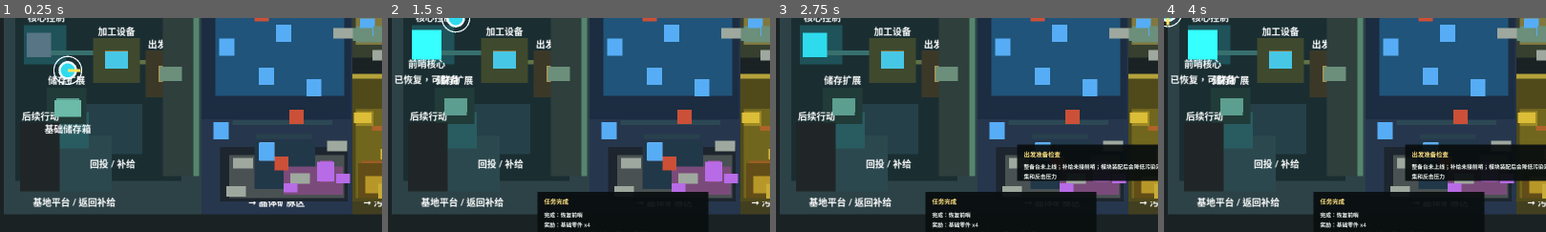
Above: before the commit, frames 1-4 (left to right).
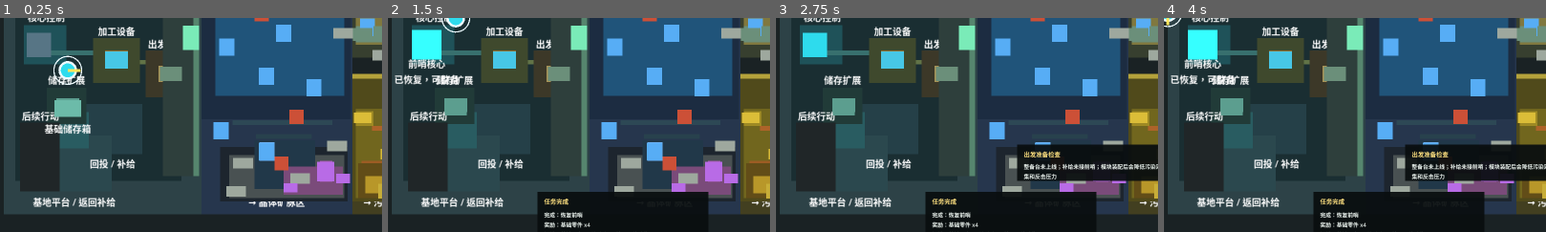
Above: after the commit, the same moments.

Repository: laugh0608/RadishCatalyst
Game: Godot game, scene res://scenes/boot/Boot.tscn
Same seed, same stepped clock (60 frames per second), same inputs: the game is played once before the commit and once after it.
Inputs (mouse positions are % of the whole screen's width and height, from its top left):
- Up to frame 1 (0.25 s): no input
- Up to frame 2 (1.5 s): tap Enter at 0.5 s; move the mouse to (45, 70) at 0.52 s; hold W (move_up) from 0.53 s (still down); tap E (interact) at 0.6 s; click (45, 70) at 0.67 s; move the mouse to (80, 65) at 1.27 s; tap J (attack) at 1.35 s
- Up to frame 3 (2.75 s): tap E (interact) at 1.55, 2.3 s; move the mouse to (20, 35) at 2.02 s; release W (move_up) at 2.03 s; hold A (move_left) from 2.03 s (still down); hold R (cycle_recipe) from 2.03 s (still down)
- Up to frame 4 (4 s): move the mouse to (55, 50) at 2.77 s; release R (cycle_recipe) at 2.78 s; tap E (interact) at 2.85, 3.8 s; click (55, 50) at 2.92 s; tap Space at 3.5 s; move the mouse to (35, 25) at 3.52 s; release A (move_left) at 3.53 s; hold S (move_down) from 3.53 s (still down); tap Q (toggle_device_panel) at 3.6 s
The pictures show only the part of the screen within x 19-69%, y 31-81%; the shares and areas given below are measured in that part.

The runs differ from the first frame. In frame 1, 0.5% of the frame differs, in the area x 47-53%, y 3-16%; in frame 2, 0.5%; in frame 3, 0.5%; in frame 4, 0.5%.

Commit message:
feat: 接入基地出发口整备反馈

Diff:
--- a/client/data/localization/zh_cn.json
+++ b/client/data/localization/zh_cn.json
@@ -613,6 +613,8 @@
   "map_object.demo_stabilization_recovery_cache.desc": "核心稳定站侧边残留的应急补给，可在写入核心设备前补一次修复资源和抗污染药剂。",
   "map_object.demo_stabilization_guard_cache.name": "核心守卫回写缓存",
   "map_object.demo_stabilization_guard_cache.desc": "核心阶段守卫被击败后暴露的回写缓存，含校验片、零件和终点前补给；回收后可回前哨整理战后消耗，再接入核心设备写入。",
+  "map_object.outpost_departure_gate.name": "外勤出发口",
+  "map_object.outpost_departure_gate.desc": "基地平台东侧的外勤出发检查点，会汇总前哨补给、出发整备台模块和下一趟目标方向。",
   "map_object.demo_stabilization_core.name": "核心稳定设备",
   "map_object.demo_stabilization_core.desc": "核心稳定站中央的写入设备，必须先击败阶段守卫；写入时抗污染药剂可接入排压，降低生命和防护承压。",
   "enemy.demo_stabilization_guard.name": "核心阶段守卫",
--- a/client/data/map_objects.json
+++ b/client/data/map_objects.json
@@ -1095,6 +1095,23 @@
       "public_level": "spoiler"
     },
     {
+      "id": "map_object.outpost_departure_gate",
+      "display_name_key": "map_object.outpost_departure_gate.name",
+      "description_key": "map_object.outpost_departure_gate.desc",
+      "object_type": "departure_gate",
+      "interaction_types": ["inspect"],
+      "is_destructible": false,
+      "is_collectible": false,
+      "is_sampleable": false,
+      "blocks_movement": false,
+      "blocks_building": false,
+      "required_tool_tags": [],
+      "drops": [],
+      "sample_result_refs": [],
+      "pollution_effect": "",
+      "public_level": "public"
+    },
+    {
       "id": "map_object.demo_stabilization_core",
       "display_name_key": "map_object.demo_stabilization_core.name",
       "description_key": "map_object.demo_stabilization_core.desc",
--- a/client/scenes/maps/VerticalSliceMap.tscn
+++ b/client/scenes/maps/VerticalSliceMap.tscn
@@ -731,6 +731,14 @@
 label_offset = Vector2(-96, 22)
 label_size = Vector2(192, 24)
 
+[node name="OutpostDepartureGate" parent="Interactables" instance=ExtResource("3_interactable")]
+position = Vector2(-38, -104)
+definition_id = "map_object.outpost_departure_gate"
+interaction_type = "inspect"
+single_use = false
+label_offset = Vector2(-88, 22)
+label_size = Vector2(176, 24)
+
 [node name="PhaseRelayPad" parent="Interactables" instance=ExtResource("3_interactable")]
 position = Vector2(-180, 42)
 definition_id = "map_object.phase_relay_pad"
--- a/client/scripts/checks/core_next_sortie_readiness_check.gd
+++ b/client/scripts/checks/core_next_sortie_readiness_check.gd
@@ -102,6 +102,31 @@
 	var ready_status_text := HudStatusPresenter.new().format_status_text(host.data_registry, world_state, character_state)
 	_expect_text_contains(ready_status_text, "从外勤出发口复测核心稳定站", "post-write HUD shows departure exit after refit")
 
+	var departure_gate := PrototypeInteractable.new()
+	departure_gate.definition_id = "map_object.outpost_departure_gate"
+	departure_gate.interaction_type = "inspect"
+	departure_gate.single_use = false
+	var departure_prompt := formatter.format_general_interaction_prompt(departure_gate, character_state, world_state)
+	_expect_text_contains(departure_prompt, "外勤出发口", "post-write departure gate prompt names the exit")
+	_expect_text_contains(departure_prompt, "从外勤出发口复测核心稳定站", "post-write departure gate prompt points to core revisit")
+	departure_gate.free()
+
+	var departure_result := GatherSystem.new(host.data_registry).interact_with_object(
+		"map_object_instance.outpost_departure_gate",
+		"map_object.outpost_departure_gate",
+		"inspect",
+		character_state,
+		world_state
+	)
+	host._expect_equal(bool(departure_result.get("success", false)), true, "post-write departure gate inspection succeeds")
+	_expect_text_contains(String(departure_result.get("message", "")), "外勤出发口检查", "post-write departure gate inspection has feedback")
+	_expect_text_contains(String(departure_result.get("message", "")), "从外勤出发口复测核心稳定站", "post-write departure gate inspection keeps next target")
+	host._expect_equal(
+		bool(world_state.get_map_object("map_object_instance.outpost_departure_gate").get("is_sampled", false)),
+		false,
+		"post-write departure gate remains repeatable"
+	)
+
 
 func _expect_text_contains(text: String, expected_text: String, label: String) -> void:
 	if text.find(expected_text) < 0:
--- a/client/scripts/checks/first_hour_readability_check.gd
+++ b/client/scripts/checks/first_hour_readability_check.gd
@@ -82,6 +82,7 @@
 	var storage_site := map.get_node("Interactables/BasicStorageBuildSite") as PrototypeInteractable
 	var outfitting_site := map.get_node("Interactables/FieldOutfittingStationBuildSite") as PrototypeInteractable
 	var outfitting_station := map.get_node("Interactables/FieldOutfittingStation") as PrototypeInteractable
+	var departure_gate := map.get_node("Interactables/OutpostDepartureGate") as PrototypeInteractable
 	var supply_choice := map.get_node("Interactables/BaseSupplyChoiceConsole") as PrototypeInteractable
 	var crystal_cluster := map.get_node("Interactables/CrystalCluster") as PrototypeInteractable
 	var rich_crystal := map.get_node("Interactables/RichCrystalVeinNorth") as PrototypeInteractable
@@ -152,6 +153,13 @@
 			and exit_threshold.offset_right <= VerticalSliceMap.CRYSTAL_REGION_X,
 		true,
 		"opening scene exit threshold sits at the crystal route edge"
+	)
+	host._expect_equal(
+		_is_rect_covering_position(exit_lane, departure_gate.position)
+			and departure_gate.definition_id == "map_object.outpost_departure_gate"
+			and departure_gate.single_use == false,
+		true,
+		"opening scene departure gate is a repeatable interactable on the exit lane"
 	)
 	host._expect_equal(
 		crystal_entry.offset_left >= VerticalSliceMap.CRYSTAL_REGION_X
--- a/client/scripts/interaction/prototype_interactable.gd
+++ b/client/scripts/interaction/prototype_interactable.gd
@@ -759,6 +759,8 @@
 			return {"size": Vector2(38.0, 20.0), "color": ROUGH_GROUND_MARKER_COLOR}
 		"map_object.ruin_gate":
 			return {"size": Vector2(24.0, 44.0), "color": GATE_MARKER_COLOR}
+		"map_object.outpost_departure_gate":
+			return {"size": Vector2(28.0, 42.0), "color": READY_PHASE_RELAY_PAD_COLOR}
 		"map_object.phase_relay_pad":
 			return {"size": Vector2(40.0, 24.0), "color": READY_PHASE_RELAY_PAD_COLOR}
 		_:
--- a/client/scripts/save/save_content_validator.gd
+++ b/client/scripts/save/save_content_validator.gd
@@ -39,6 +39,7 @@
 	"map_object_instance.basic_storage_build_site": "building.basic_storage",
 	"map_object_instance.field_outfitting_station_build_site": "building.field_outfitting_station",
 	"map_object_instance.field_outfitting_station": "building.field_outfitting_station",
+	"map_object_instance.outpost_departure_gate": "map_object.outpost_departure_gate",
 	"map_object_instance.pollution_filter_build_site": "building.pollution_filter",
 	"map_object_instance.pollution_filter": "building.pollution_filter",
 	"map_object_instance.ruin_gate": "map_object.ruin_gate",
--- a/client/scripts/systems/gather_system.gd
+++ b/client/scripts/systems/gather_system.gd
@@ -12,6 +12,7 @@
 const BASIC_STORAGE_RESISTANCE_VIAL_TARGET := 1
 const FIELD_OUTFITTING_STATION_ID := "building.field_outfitting_station"
 const BASIC_FILTER_MODULE_ID := "equipment.filter_module_t1"
+const OUTPOST_DEPARTURE_GATE_ID := "map_object.outpost_departure_gate"
 const POLLUTION_RESIDUE_PRESSURE_BY_INSTANCE := {
 	"map_object_instance.pollution_residue": 1.0,
 	"map_object_instance.pollution_residue_outer_pocket": 1.15,
@@ -117,6 +118,9 @@
 	var definition := data_registry.get_definition(definition_id)
 	if definition.is_empty():
 		return _failure("未知交互对象：%s。" % definition_id, "交互未完成", "换一个可交互目标，或检查地图对象定义。")
+
+	if interaction_type == "inspect" and definition_id == OUTPOST_DEPARTURE_GATE_ID:
+		return _inspect_outpost_departure_gate(character_state, world_state)
 
 	if interaction_type == "inspect" and definition_id == BaseActionDispatchPlan.FRONTLINE_ACTION_CONSOLE_ID:
 		var review_messages := BaseActionDispatchPlan.acknowledge_frontline_window_feedback(world_state)
@@ -263,6 +267,17 @@
 	}
 
 
+func _inspect_outpost_departure_gate(character_state: CharacterState, world_state: WorldState) -> Dictionary:
+	var status := DepartureReadinessFormatter.format_departure_gate_status(world_state, character_state)
+	var next_step := DepartureReadinessFormatter.format_departure_gate_next_step(world_state, character_state)
+	return _success_feedback(
+		"外勤出发口检查：%s；下一步：%s。" % [status, next_step],
+		"外勤出发口检查",
+		status,
+		next_step
+	)
+
+
 func _restock_basic_storage_supply(character_state: CharacterState, world_state: WorldState) -> String:
 	if not world_state.has_base_structure_definition("building.basic_storage"):
 		return ""
--- a/client/scripts/ui/departure_readiness_formatter.gd
+++ b/client/scripts/ui/departure_readiness_formatter.gd
@@ -51,6 +51,44 @@
 	])
 	parts.append("收益：%s。" % format_pressure_payoff(world_state))
 	return "\n".join(parts)
+
+
+static func format_departure_gate_status(world_state: WorldState, character_state: CharacterState) -> String:
+	if not world_state.quest_state.has_completed_quest("quest.restore_outpost"):
+		return "前哨未恢复；先检查前哨核心"
+	var parts: Array[String] = [
+		"%s；%s" % [
+			format_module_state(world_state, character_state),
+			format_supply_state(world_state, character_state)
+		],
+		"收益：%s" % format_pressure_payoff(world_state)
+	]
+	var next_sortie_line := CoreGuardAftermathFormatter.format_next_sortie_outpost_line(world_state, character_state)
+	if not next_sortie_line.is_empty():
+		parts.append(next_sortie_line)
+	return "；".join(parts)
+
+
+static func format_departure_gate_next_step(world_state: WorldState, character_state: CharacterState) -> String:
+	if not world_state.quest_state.has_completed_quest("quest.restore_outpost"):
+		return "先按 E 恢复前哨核心，解锁基地出发路线"
+	if not get_restock_supply_names(world_state, character_state).is_empty() or not character_state.are_vitals_full():
+		return "先在前哨核心补给并恢复生命 / 防护"
+	if String(character_state.equipment.get("suit_module", "")) != "equipment.filter_module_t1":
+		if world_state.has_base_structure_definition("building.field_outfitting_station"):
+			return "先到出发整备台确认基础过滤模块"
+		return "先补建出发整备台，或按当前目标外出"
+	var next_sortie_route := CoreGuardAftermathFormatter.format_next_sortie_route_line(world_state)
+	if not next_sortie_route.is_empty():
+		return next_sortie_route
+	return "沿外勤出发口前往地图目标；若地图目标为空，按当前任务追踪推进"
+
+
+static func format_departure_gate_feedback_detail(world_state: WorldState, character_state: CharacterState) -> String:
+	return "%s；下一步：%s" % [
+		format_departure_gate_status(world_state, character_state),
+		format_departure_gate_next_step(world_state, character_state)
+	]
 
 
 static func format_feedback_detail(world_state: WorldState, character_state: CharacterState) -> String:
--- a/client/scripts/ui/interaction_prompt_formatter.gd
+++ b/client/scripts/ui/interaction_prompt_formatter.gd
@@ -773,6 +773,8 @@
 
 
 func _get_general_interaction_purpose(interactable: PrototypeInteractable, definition: Dictionary) -> String:
+	if interactable.definition_id == "map_object.outpost_departure_gate":
+		return "汇总前哨核心补给、出发整备台模块和地图目标，作为外勤前最后检查。"
 	if interactable.definition_id == "map_object.demo_stabilization_core":
 		return "写入归档数据；侧边补给、缓冲回写、药剂和守卫缓存会改变核心设备承压。"
 	match interactable.interaction_type:
@@ -819,6 +821,8 @@
 	var tool_status := _get_interaction_tool_status(interactable.definition_id, character_state)
 	if tool_status.begins_with("缺少能力"):
 		return "%s，先升级或更换工具。" % tool_status
+	if interactable.definition_id == "map_object.outpost_departure_gate":
+		return DepartureReadinessFormatter.format_departure_gate_status(world_state, character_state)
 	if interactable.definition_id == "map_object.demo_stabilization_core":
 		return CoreStabilizationPressureFormatter.format_interaction_status(character_state, world_state, object_state)
 	match interactable.interaction_type:
@@ -842,6 +846,8 @@
 	var tool_status := _get_interaction_tool_status(interactable.definition_id, character_state)
 	if tool_status.begins_with("缺少能力"):
 		return ""
+	if interactable.definition_id == "map_object.outpost_departure_gate":
+		return "按 E 检查出发准备"
 	if interactable.definition_id == "map_object.demo_stabilization_core":
 		return "按 E 写入核心稳定数据"
 	match interactable.interaction_type:
@@ -861,6 +867,8 @@
 	character_state: CharacterState,
 	world_state: WorldState
 ) -> String:
+	if interactable.definition_id == "map_object.outpost_departure_gate":
+		return DepartureReadinessFormatter.format_departure_gate_next_step(world_state, character_state)
 	if interactable.definition_id == "map_object.demo_stabilization_core":
 		return CoreStabilizationPressureFormatter.format_interaction_next_step(character_state, world_state, object_state)
 	if interactable.definition_id != "map_object.pollution_residue_patch":
Not shown, changed: docs/design/development-retest-baselines.md
Not shown, changed: docs/devlogs/2026-W24.md
